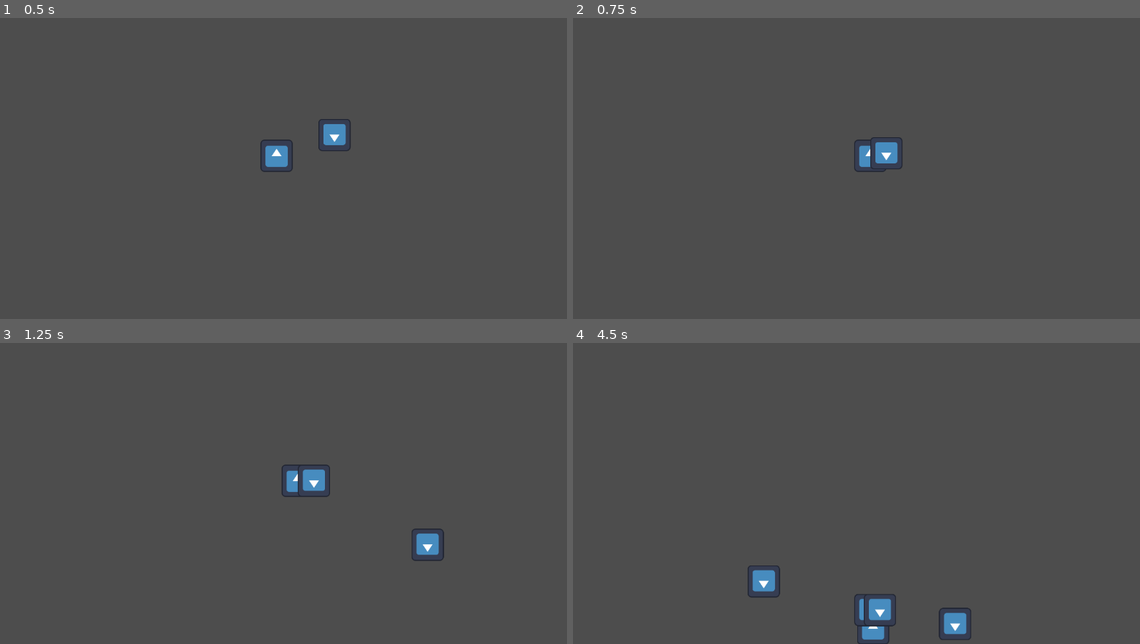
Above: before the commit, frames 1-4 (two rows, left to right).
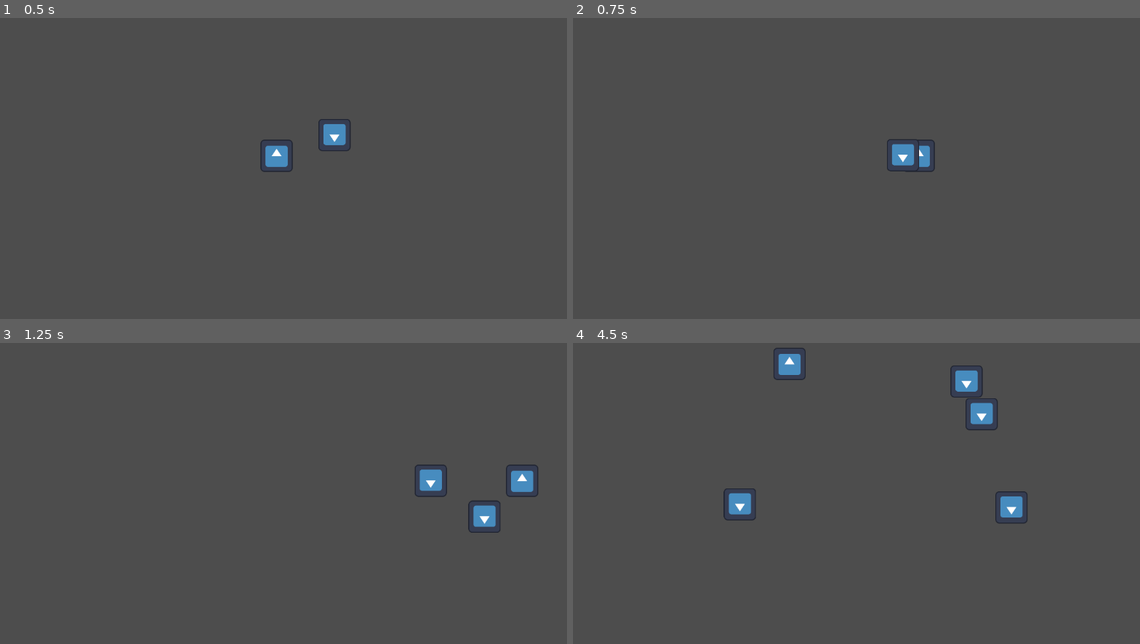
Above: after the commit, the same moments.

Repository: aWildIvysaur/elemental-project
Game: Godot game, scene res://scene/test.tscn
The game is run twice, just before and just after one commit, with the same random seed, the same clock (stepped at 60 frames per second) and the same inputs. The engine's default icon, where the game draws it, is replaced by a stand-in: a white triangle on a blue panel in a dark square.
Inputs:
- Up to frame 1 (0.5 s): no input
- Up to frame 2 (0.75 s): hold Right (right) from 0.53 s (still down)
- Up to frame 3 (1.25 s): keep holding Right (right)
- Up to frame 4 (4.5 s): release Right (right) at 1.28 s; hold Down (down) 1.28-2.03 s; hold Right (right) 2.03-2.78 s; hold Up (up) 2.78-3.53 s; hold Left (left) from 3.53 s (still down)

Frame 1 is identical in both runs. In frame 2, 1.0% of the frame differs, in the area x 49-64%, y 39-52%; in frame 3, 2.1%; in frame 4, 3.3%, in the area x 26-81%, y 1-100%.

Commit message:
fix(enemy): colliders

Diff:
--- a/scene/enemy.tscn
+++ b/scene/enemy.tscn
@@ -5,17 +5,20 @@
 [ext_resource type="Script" path="res://script/enemy_health.gd" id="2_jpr86"]
 
 [sub_resource type="RectangleShape2D" id="RectangleShape2D_jy5po"]
+size = Vector2(128, 128)
 
 [node name="Enemy" type="CharacterBody2D"]
+collision_layer = 2
+collision_mask = 2
 script = ExtResource("1_b4ynx")
-
-[node name="CollisionShape2D" type="CollisionShape2D" parent="."]
-shape = SubResource("RectangleShape2D_jy5po")
 
 [node name="Sprite2D" type="Sprite2D" parent="."]
 texture = ExtResource("1_o1wvn")
 flip_h = true
 flip_v = true
 
+[node name="CollisionShape2D" type="CollisionShape2D" parent="."]
+shape = SubResource("RectangleShape2D_jy5po")
+
 [node name="Health" type="Node" parent="."]
 script = ExtResource("2_jpr86")
--- a/scene/test.tscn
+++ b/scene/test.tscn
@@ -19,6 +19,8 @@
 [node name="Camera2D" type="Camera2D" parent="."]
 
 [node name="Walls" type="StaticBody2D" parent="."]
+collision_layer = 3
+collision_mask = 3
 
 [node name="right" type="CollisionShape2D" parent="Walls"]
 position = Vector2(596, 0)
